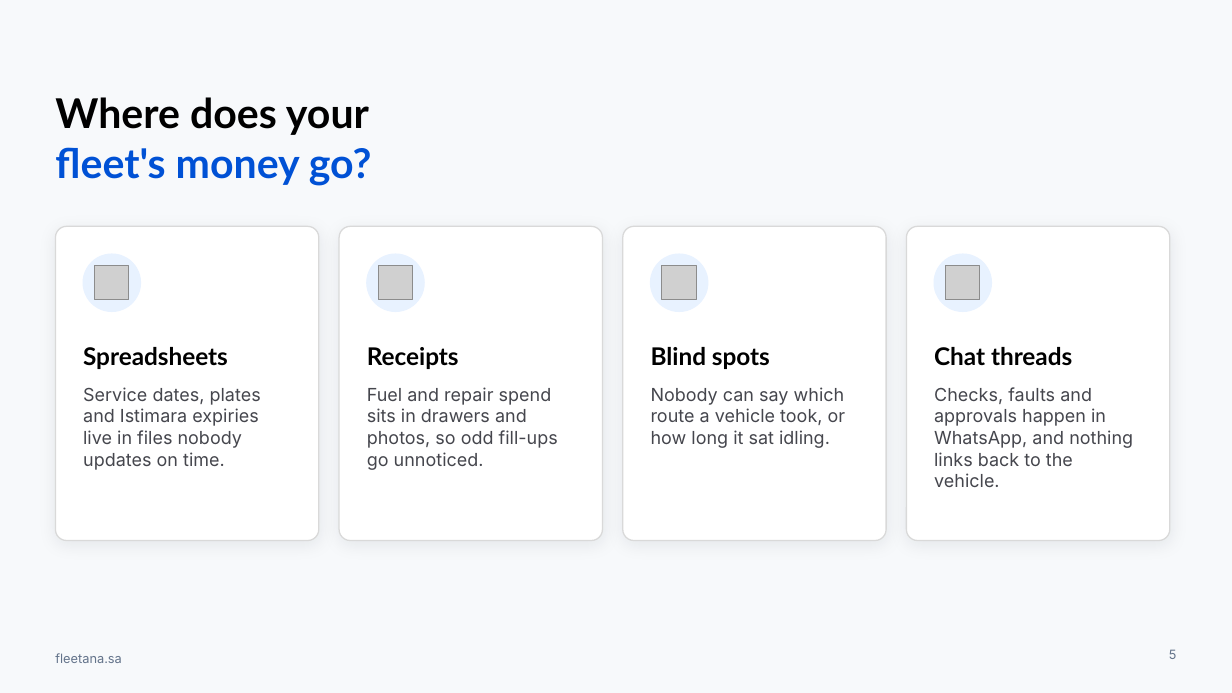
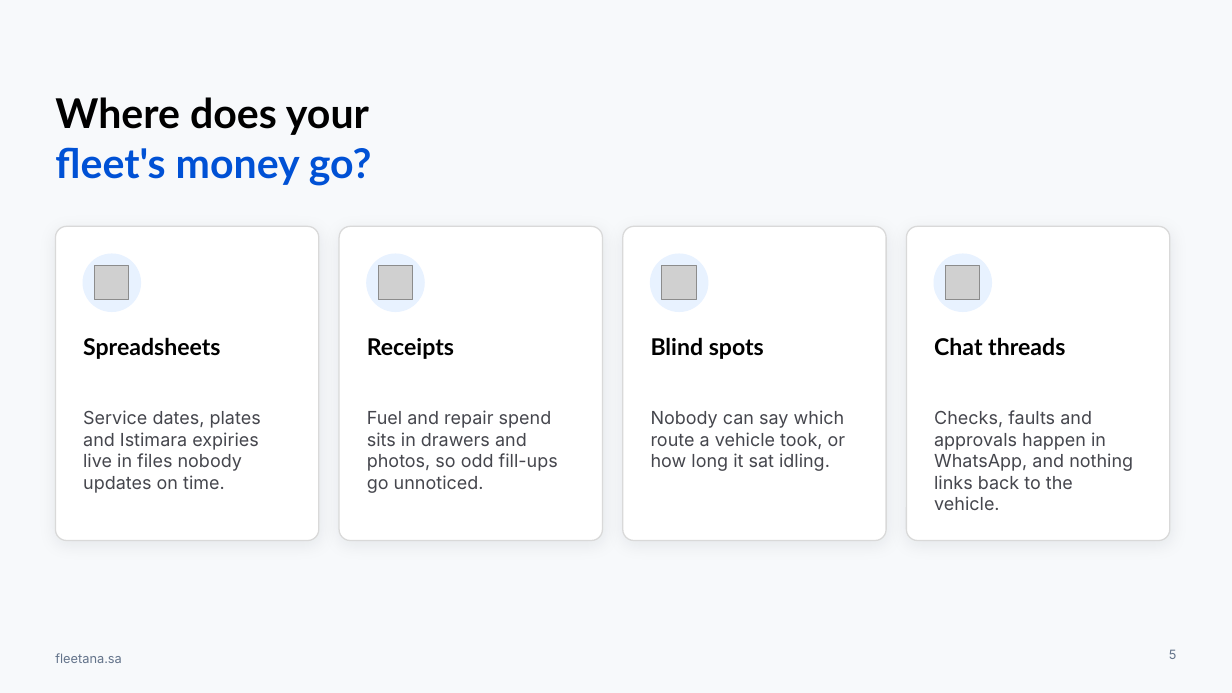
Before and after one commit to AbdallahDaban/Claude, a slide deck: slide 5 of fleetana-launch/brand/profile/Fleetana-Company-Profile-EN.pptx. Drawn at 1232x693 pixels with LibreOffice and Linux fonts; fonts in the diff are those of the drawing; grey boxes stand for pictures; background and template pictures are left out. Boxes give left, top, right and bottom in pixels: in the first picture for what was removed or moved away, otherwise in the second. Text is boxed around its words. In the diff, an @@ line names an element or a change of style, - is before the commit and + after.

```diff
--- a/fleetana-launch/brand/profile/Fleetana-Company-Profile-EN.pptx
+++ b/fleetana-launch/brand/profile/Fleetana-Company-Profile-EN.pptx
@@ size 19 to 18 pt; vertical alignment middle to top in 4 elements at (83, 337, 220, 359), (367, 338, 454, 359), (651, 337, 764, 359), (934, 337, 1065, 356) @@
@@ text "Service dates, plates and Istimara ...": place and size @@
-text "Service dates, plates and Istimara ..." at (83, 387, 261, 470)
+text "Service dates, plates and Istimara ..." at (83, 410, 261, 493)
@@ text "Fuel and repair spend sits ...": place and size @@
-text "Fuel and repair spend sits ..." at (367, 387, 558, 470)
+text "Fuel and repair spend sits ..." at (367, 410, 558, 493)
@@ text "Nobody can say which route ...": place and size @@
-text "Nobody can say which route ..." at (651, 387, 846, 448)
+text "Nobody can say which route ..." at (651, 410, 846, 471)
@@ text "Checks, faults and approvals happen ...": place and size @@
-text "Checks, faults and approvals happen ..." at (934, 387, 1133, 487)
+text "Checks, faults and approvals happen ..." at (934, 410, 1133, 510)
```
Also in this commit, not shown: 9 other slides changed, 7 slides added, 6 slides removed, 4 other files.
